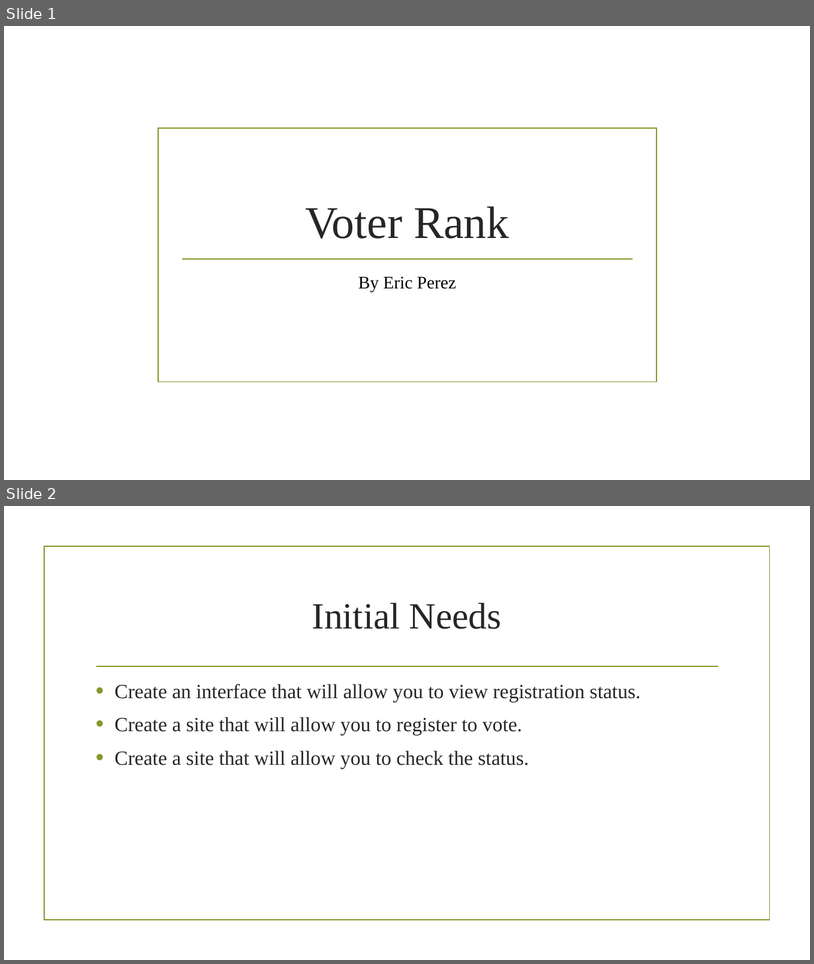
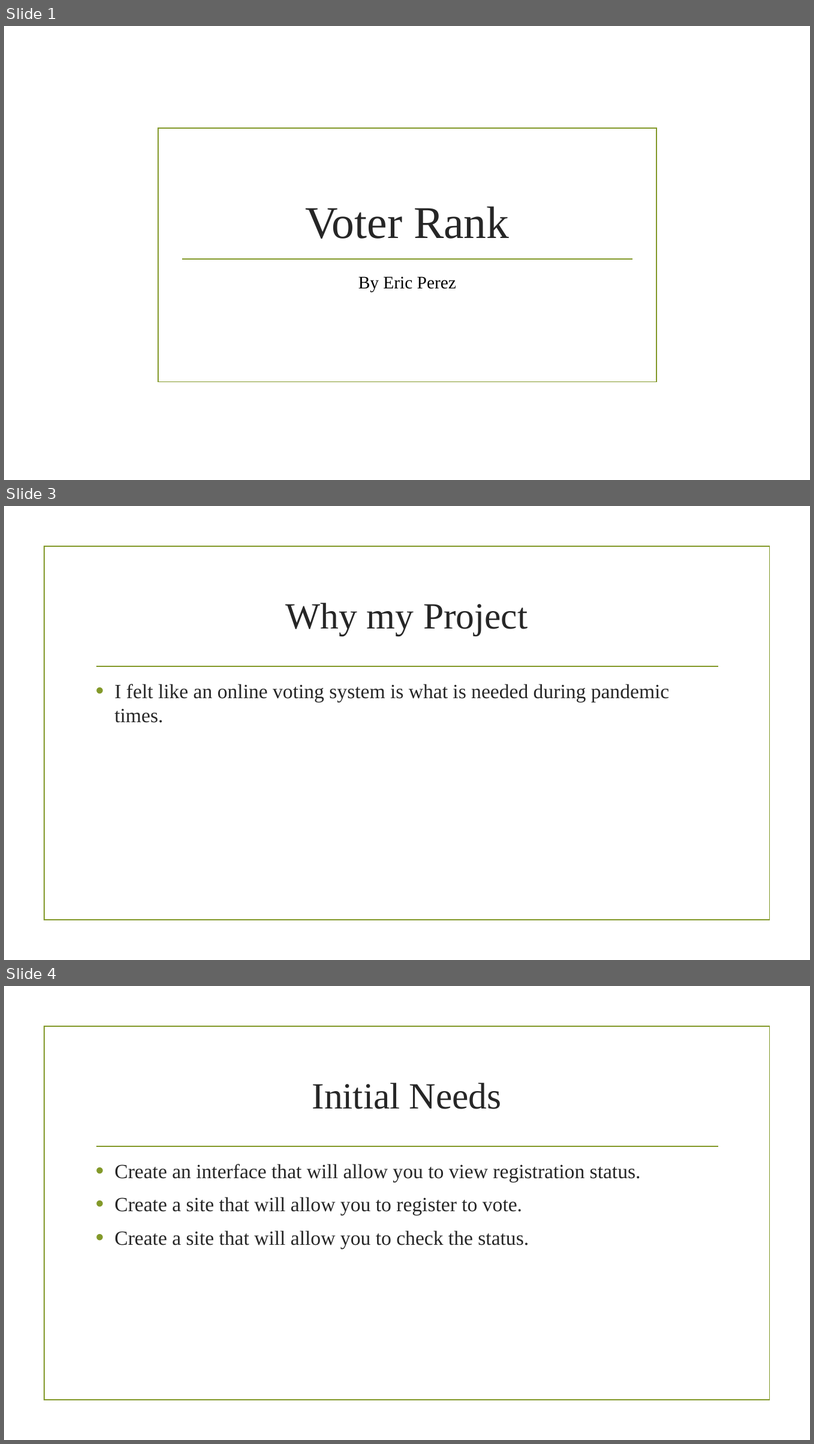
Before and after one commit to erictperez/CourseProject, a slide deck: VoterRank.pptx. Shown one above the other, each under a label of ours: slides 1 and 2 before the commit, slides 1, 3 and 4 after it; the slides between them are not shown. The pictures are 814x964 and 814x1444 pixels, drawn with LibreOffice and Linux fonts; fonts in the diff are those of the drawing; background and template pictures are left out. Boxes give left, top, right and bottom in pixels: in the first picture for what was removed or moved away, otherwise in the second. Text is boxed around its words. In the diff, an @@ line names an element or a change of style, - is before the commit and + after.

```diff
--- a/VoterRank.pptx
+++ b/VoterRank.pptx
@@ slide 3 added at [4, 506, 810, 960], background picture (left out); not listed: 2 template elements that a slide beside it also shows @@
@@ title added at [286, 603, 528, 636], 44 pt, text #262626 @@
+Why my Project
@@ text added at [114, 684, 670, 723], 24 pt, text #262626 @@
+• I felt like an online voting system is what is needed during pandemic times.
@@ what was slide 2 is now slide 4 @@
```
Also in this commit, not shown: 1 slide changed, 2 other slides added.
